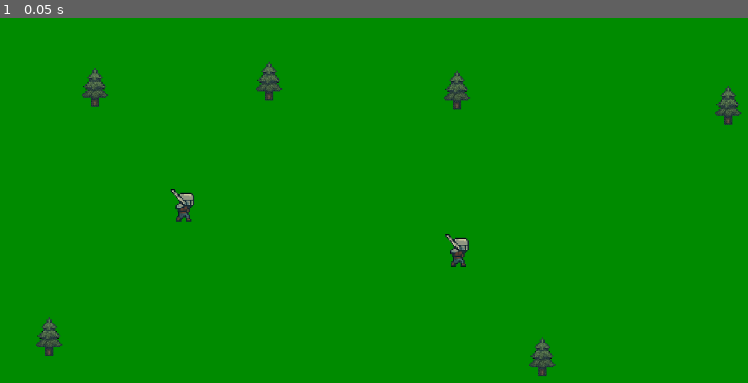
Above: before the commit, frame 1.
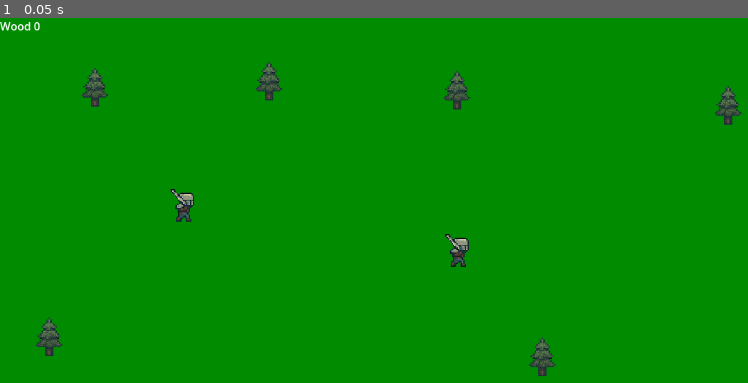
Above: after the commit, the same moment.

Repository: vili-00/rts-peli
Game: Godot game, scene res://world.tscn
Same seed, same stepped clock (60 frames per second), same inputs: the game is played once before the commit and once after it.
Inputs:
- Up to frame 1 (0.05 s): no input

The runs differ from the first frame. In frame 1, less than 0.1% of the frame differs, in the area x 0-6%, y 1-4%.

Commit message:
game scripti ja resurssi mittari

Diff:
--- /dev/null
+++ b/Global/game.gd
@@ -0,0 +1,3 @@
+extends Node
+
+var wood = 0
--- /dev/null
+++ b/UI/ui.gd
@@ -0,0 +1,6 @@
+extends CanvasLayer
+
+@onready var label = $Label
+
+func _process(delta):
+	label.text = "Wood " + str(Game.wood)
--- a/UI/ui.tscn
+++ b/UI/ui.tscn
@@ -1,16 +1,16 @@
 [gd_scene load_steps=3 format=3 uid="uid://dlcv6m5il8721"]
 
-[ext_resource type="Script" uid="uid://d0smpenwo77vp" path="res://UI/camera.gd" id="1_2fwl4"]
+[ext_resource type="Script" uid="uid://dtmnum8gjao31" path="res://UI/ui.gd" id="1_2fwl4"]
 
 [sub_resource type="StyleBoxFlat" id="StyleBoxFlat_2fwl4"]
 bg_color = Color(0.298364, 0.60806, 1, 1)
 
 [node name="UI" type="CanvasLayer"]
-
-[node name="Camera" type="Camera2D" parent="."]
-limit_left = 0
-limit_top = 0
 script = ExtResource("1_2fwl4")
 
 [node name="Panel" type="Panel" parent="."]
 theme_override_styles/panel = SubResource("StyleBoxFlat_2fwl4")
+
+[node name="Label" type="Label" parent="."]
+offset_right = 40.0
+offset_bottom = 23.0
--- a/objects/tree.gd
+++ b/objects/tree.gd
@@ -26,7 +26,10 @@
 
 
 func _on_chop_area_body_exited(body: Node2D) -> void:
-	pass # Replace with function body.
+		if "Unit" in body.name:
+			units -= 1
+		if units <= 0:
+			timer.stop()
 
 
 func _on_timer_timeout() -> void:
@@ -37,4 +40,5 @@
 	bar.show()
 
 func treeChopped():
+	Game.wood += 1
 	queue_free()
--- a/project.godot
+++ b/project.godot
@@ -14,6 +14,10 @@
 run/main_scene="uid://syitjs03vshp"
 config/features=PackedStringArray("4.4", "GL Compatibility")
 config/icon="res://assets/icon.svg"
+
+[autoload]
+
+Game="*res://Global/game.gd"
 
 [input]
 
--- a/world.tscn
+++ b/world.tscn
@@ -4,9 +4,7 @@
 [ext_resource type="Script" uid="uid://tqocc47qf28" path="res://world.gd" id="1_tlwt5"]
 [ext_resource type="PackedScene" uid="uid://cusm14sohg3t8" path="res://Unit.tscn" id="2_fj7yv"]
 [ext_resource type="PackedScene" uid="uid://cm521dvj54bqo" path="res://objects/tree.tscn" id="4_aqk2v"]
-
-[sub_resource type="StyleBoxFlat" id="StyleBoxFlat_2fwl4"]
-bg_color = Color(0.298364, 0.60806, 1, 1)
+[ext_resource type="PackedScene" uid="uid://dlcv6m5il8721" path="res://UI/ui.tscn" id="5_036b0"]
 
 [node name="World" type="Node2D"]
 script = ExtResource("1_tlwt5")
@@ -20,11 +18,6 @@
 limit_left = 0
 limit_top = 0
 script = ExtResource("1_f3sb7")
-
-[node name="UI" type="CanvasLayer" parent="."]
-
-[node name="Panel" type="Panel" parent="UI"]
-theme_override_styles/panel = SubResource("StyleBoxFlat_2fwl4")
 
 [node name="Units" type="Node2D" parent="."]
 
@@ -53,3 +46,5 @@
 
 [node name="Tree6" parent="Objects" instance=ExtResource("4_aqk2v")]
 position = Vector2(782, 516)
+
+[node name="UI" parent="." instance=ExtResource("5_036b0")]
Not shown, added: Global/game.gd.uid
Not shown, added: UI/ui.gd.uid
